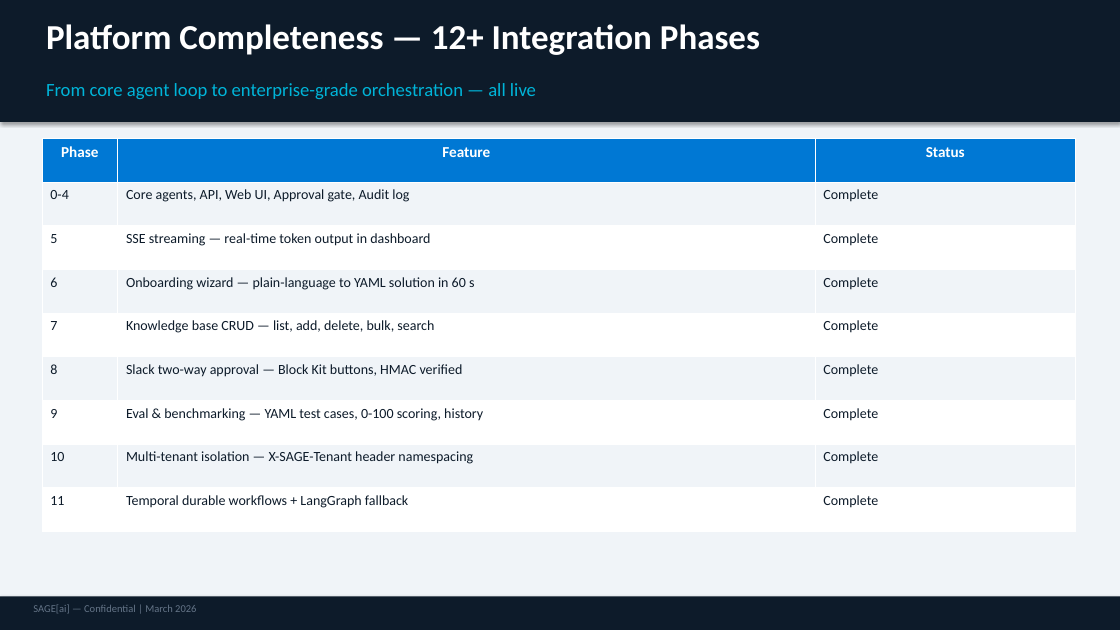
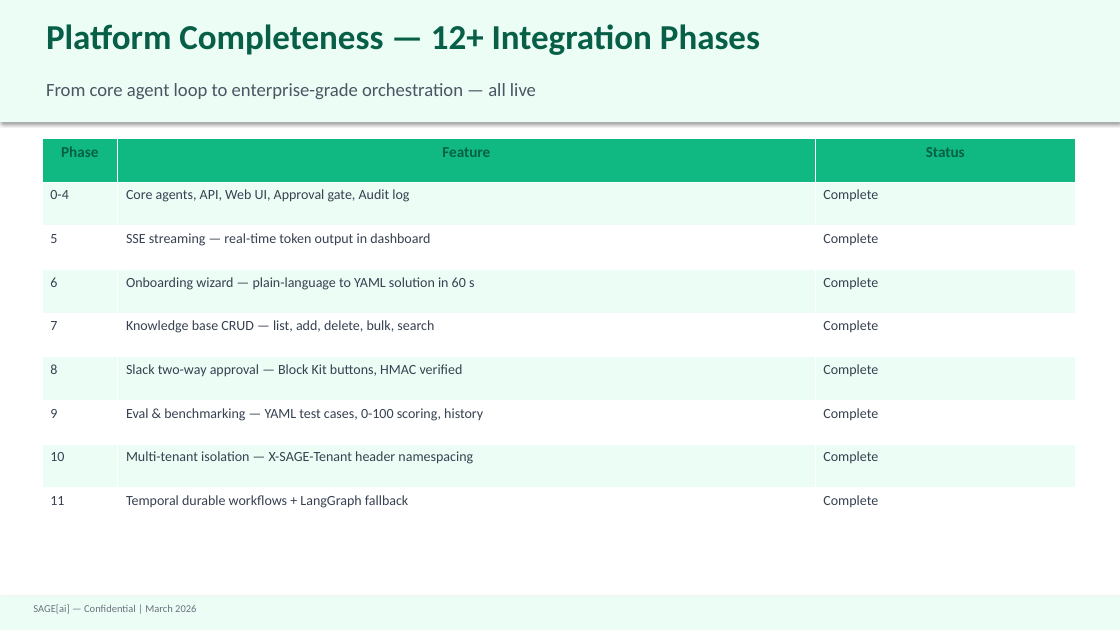
Before and after one commit to Sumanharapanahalli/SAGE, a slide deck: slide 28 of docs/SageAI_Tech_Pitch.pptx (slide 26 before the commit). Drawn at 1120x630 pixels with LibreOffice and Linux fonts; fonts in the diff are those of the drawing. Boxes give left, top, right and bottom in pixels: in the first picture for what was removed or moved away, otherwise in the second. Text is boxed around its words. In the diff, an @@ line names an element or a change of style, - is before the commit and + after.

```diff
--- a/docs/SageAI_Tech_Pitch.pptx
+++ b/docs/SageAI_Tech_Pitch.pptx
@@ background #F0F4F8 to #FFFFFF @@
@@ rectangle at box(0, 0, 1120, 122): fill #0D1B2A to #ECFDF5 @@
@@ text "Platform Completeness — 12+ Integration ..." at box(46, 24, 760, 55): text colour #FFFFFF to #065F46 @@
@@ text "From core agent loop to ..." at box(46, 83, 536, 99): text colour #00B4D8 to #4B5563 @@
@@ table at box(42, 139, 1075, 532) @@
@@ fill #0078D4 to #10B981 in row 1 @@
@@ fill #F0F4F8 to #ECFDF5 in 12 cells @@
@@ text colour #FFFFFF to #065F46 in "Phase", "Feature", "Status" @@
@@ text colour #0D1B2A to #374151 @@
@@ rectangle at box(0, 597, 1120, 630): fill #0D1B2A to #ECFDF5 @@
@@ text "SAGE[ai] — Confidential | March ..." at box(33, 604, 196, 614): text colour #647487 to #6B7280 @@
```
Also in this commit, not shown: 2 slides added, 27 other files.
